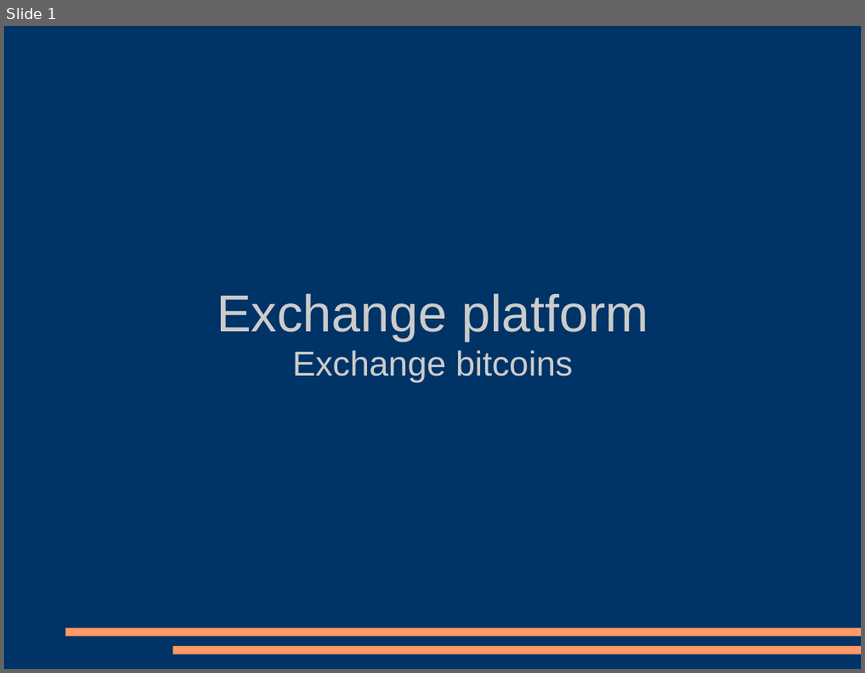
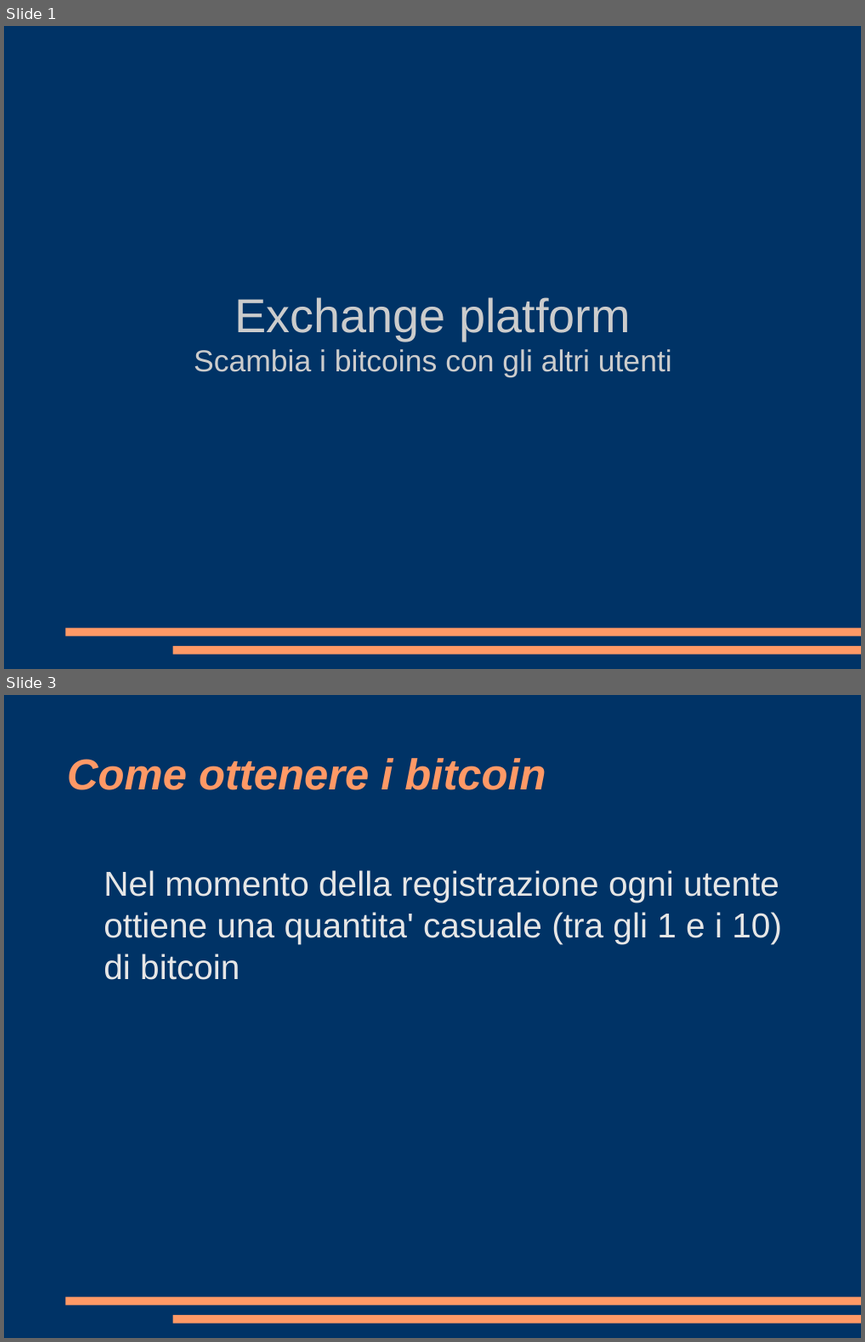
Before and after one commit to fachinmax/exchange_platform, a slide deck: presentazione.odp. Shown one above the other, each under a label of ours: slide 1 before the commit, slides 1 and 3 after it; the slides between them are not shown. The pictures are 865x673 and 865x1342 pixels, drawn with LibreOffice and Linux fonts; fonts in the diff are those of the drawing. Boxes give left, top, right and bottom in pixels: in the first picture for what was removed or moved away, otherwise in the second. Text is boxed around its words. In the diff, an @@ line names an element or a change of style, - is before the commit and + after.

```diff
--- a/presentazione.odp
+++ b/presentazione.odp
@@ slide 3 added at [4, 695, 861, 1338], background #003366; not listed: 2 template elements that a slide beside it also shows @@
@@ title added at [67, 758, 545, 790], 40 pt, text #FF9966, bold, italic @@
+Come ottenere i bitcoin
@@ text added at [103, 870, 782, 980], 32 pt, text #E6E6E6 @@
+Nel momento della registrazione ogni utente ottiene una quantita' casuale (tra gli 1 e i 10) di bitcoin
@@ slide 1 changed as well @@
@@ subtitle at [234, 297, 630, 340]: size 48 to 44 pt in "Exchange platform" @@
@@ subtitle at [194, 349, 672, 378]: text changed; size 32 to 28 pt @@
-Exchange bitcoins
+Scambia i bitcoins con gli altri utenti
```
Also in this commit, not shown: 4 other slides changed, 5 other slides added, 1 slide removed.
